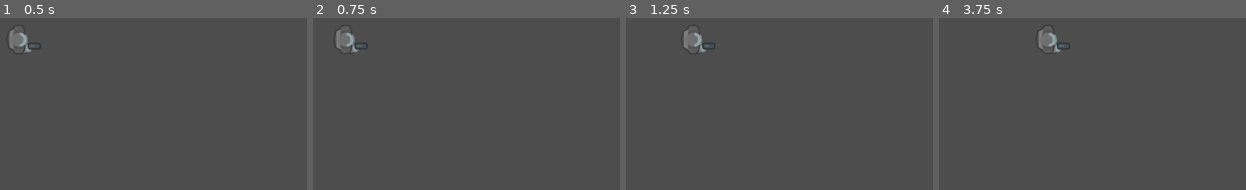
Above: before the commit, frames 1-4 (left to right).
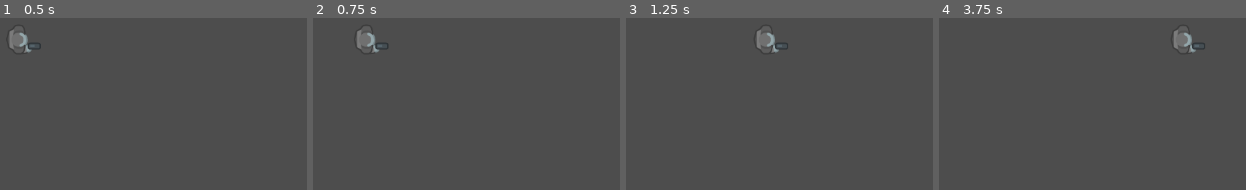
Above: after the commit, the same moments.

Repository: ironmonkeyking85/Kraken-s-Treasure
Game: Godot game, scene res://Scenes/Main.tscn
Two runs of this game, one before a commit and one after it. Both use one fixed random seed, a clock stepped at 60 frames per second and the inputs below.
Inputs:
- Up to frame 1 (0.5 s): no input
- Up to frame 2 (0.75 s): tap Enter at 0.5 s; hold D (Right) from 0.53 s (still down)
- Up to frame 3 (1.25 s): keep holding D (Right)
- Up to frame 4 (3.75 s): release D (Right) at 1.28 s; hold S (Down) 1.28-2.03 s; hold D (Right) 2.03-2.78 s; hold W (Up) 2.78-3.53 s; hold A (Left) from 3.53 s (still down)

Frame 1 is identical in both runs. In frame 2, 1.1% of the frame differs, in the area x 7-25%, y 6-21%; in frame 3, 1.2%, in the area x 18-53%, y 6-21%; in frame 4, 1.2%.

Commit message:
sunday update 2

Diff:
--- a/Scenes/Main.tscn
+++ b/Scenes/Main.tscn
@@ -13,6 +13,7 @@
 up_direction = Vector2(0, -1)
 
 [node name="StaticBody2D" type="StaticBody2D" parent="."]
+visible = false
 position = Vector2(320, -3)
 
 [node name="CollisionShape2D" type="CollisionShape2D" parent="StaticBody2D"]
@@ -22,6 +23,7 @@
 [node name="Sprite2D" type="Sprite2D" parent="StaticBody2D"]
 
 [node name="StaticBody2D2" type="StaticBody2D" parent="."]
+visible = false
 position = Vector2(-267, 326)
 rotation = 1.5708
 
--- a/Scenes/player.tscn
+++ b/Scenes/player.tscn
@@ -13,14 +13,14 @@
 [sub_resource type="Animation" id="Animation_ui7ui"]
 resource_name = "attacking"
 
-[sub_resource type="Animation" id="Animation_duam4"]
-resource_name = "taking_damage"
-
 [sub_resource type="Animation" id="Animation_kmqm7"]
 resource_name = "distroyed"
 
 [sub_resource type="Animation" id="Animation_hnxs1"]
 resource_name = "moving"
+
+[sub_resource type="Animation" id="Animation_duam4"]
+resource_name = "taking_damage"
 
 [sub_resource type="AnimationLibrary" id="AnimationLibrary_n8d3w"]
 _data = {
--- a/Scripts/player.gd
+++ b/Scripts/player.gd
@@ -4,7 +4,7 @@
 @export var buoyancy: float = 100.0
 @export var gravity: float = 100.0
 @export var pressure: float = 100.0
-@export var propulsion: float = 100.0
+@export var propulsion: float = 250.0
 # adding "as" and class name allow for auto complete
 @onready var fsm = $"." as StateMachine
 @onready var moving_state = $StateMachine/MovingState as Moving_State
@@ -19,7 +19,7 @@
 #connect mothod needs arguments to work, change_state is not being called parentheses"()"	aren't needed.
 #bind allow you to pass in the arguments.
 #Change Player to state you want to connect to.
-	#moving_state.player_actions.connect(fsm.change_state.bind(Player))
+#moving_state.player_actions.connect(fsm.change_state.bind(Player))
 	pass
 
 
